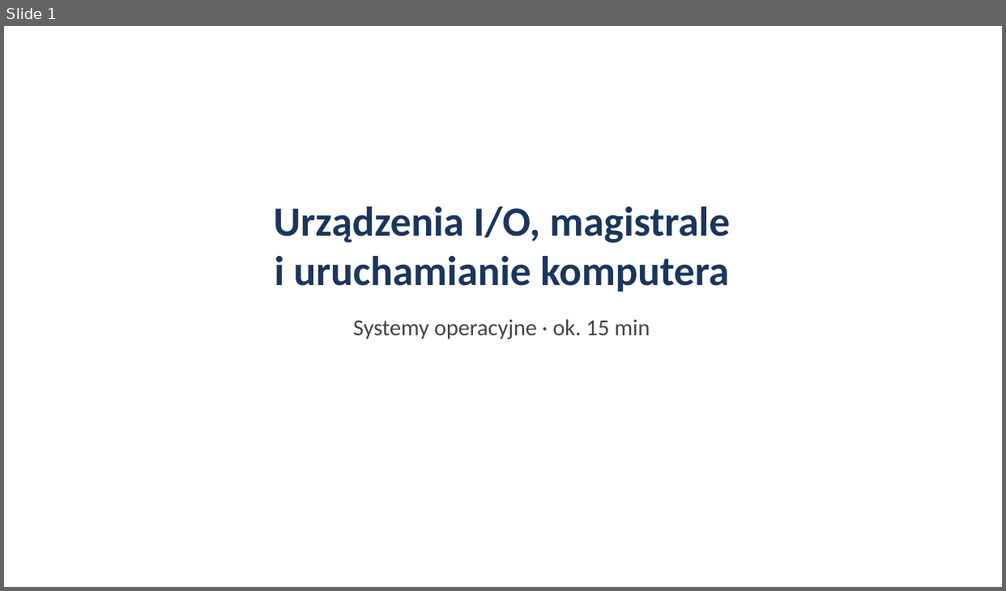
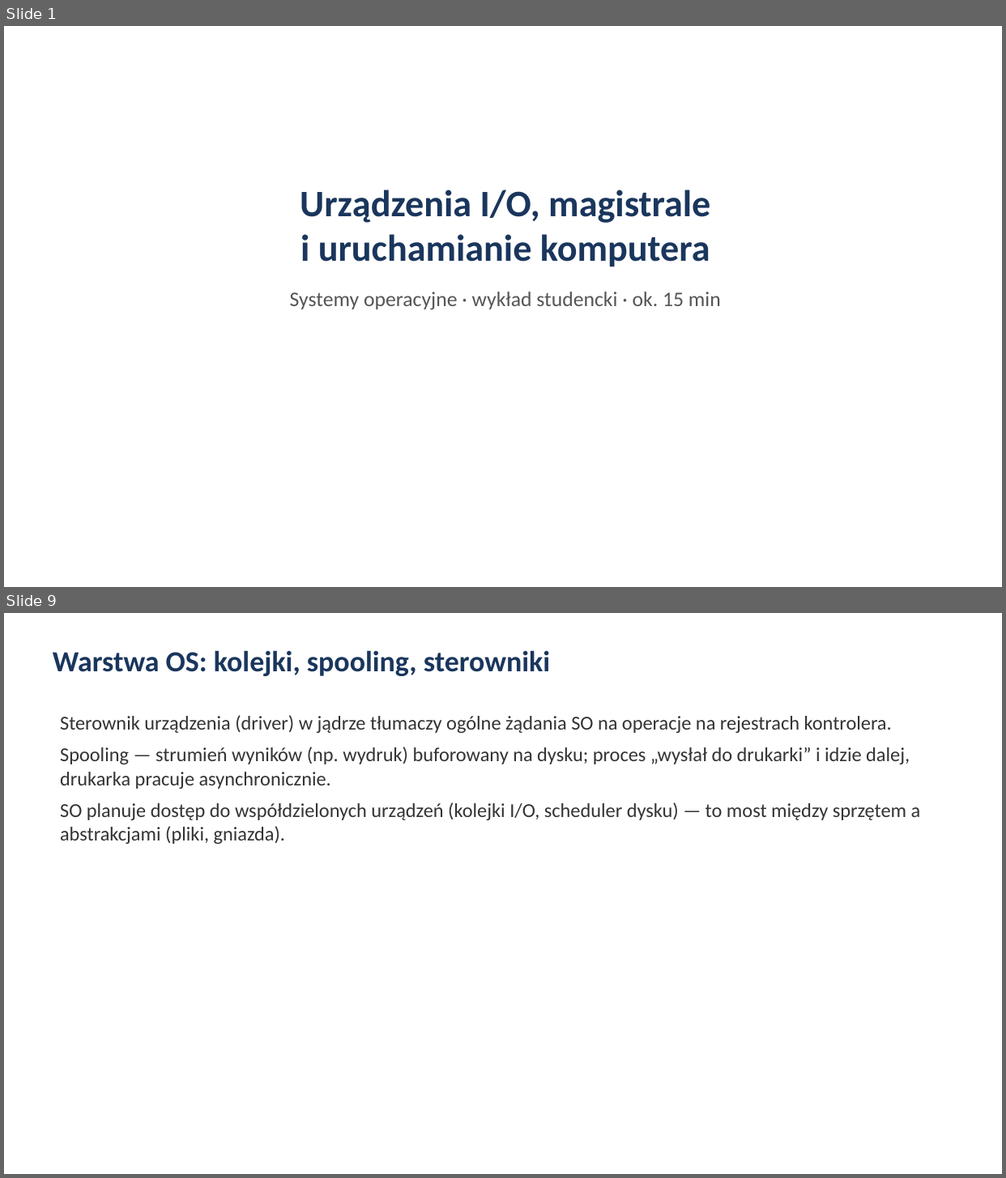
Before and after one commit to PL77239/RESEARCH, a slide deck: prezentacja/prezentacja-os.pptx. Shown one above the other, each under a label of ours: slide 1 before the commit, slides 1 and 9 after it; the slides between them are not shown. The pictures are 1006x591 and 1006x1178 pixels, drawn with LibreOffice and Linux fonts; fonts in the diff are those of the drawing. Boxes give left, top, right and bottom in pixels: in the first picture for what was removed or moved away, otherwise in the second. Text is boxed around its words. In the diff, an @@ line names an element or a change of style, - is before the commit and + after.

```diff
--- a/prezentacja/prezentacja-os.pptx
+++ b/prezentacja/prezentacja-os.pptx
@@ slide 9 added at (4,613,1002,1174), background #FFFFFF @@
@@ text added at (53,650,550,676), 28 pt, text #1A365D, bold @@
+Warstwa OS: kolejki, spooling, sterowniki
@@ text added at (60,715,921,844), 19 pt, text #333333 @@
+Sterownik urządzenia (driver) w jądrze tłumaczy ogólne żądania SO na operacje na rejestrach kontrolera.
+Spooling — strumień wyników (np. wydruk) buforowany na dysku; proces „wysłał do drukarki” i idzie dalej, drukarka pracuje asynchronicznie.
+SO planuje dostęp do współdzielonych urządzeń (kolejki I/O, scheduler dysku) — to most między sprzętem a abstrakcjami (pliki, gniazda).
@@ slide 1 changed as well @@
@@ text "Urządzenia I/O, magistrale i uruchamianie ...": place and size @@
-text "Urządzenia I/O, magistrale i uruchamianie ..." at (274,207,730,339)
+text "Urządzenia I/O, magistrale i uruchamianie ..." at (290,190,721,310)
@@ text at (300,190,710,267): size 40 to 36 pt in "Urządzenia I/O, magistrale i uruchamianie komputera" @@
@@ text at (290,292,721,310): text changed; size 22 to 20 pt; text colour #444444 to #555555 @@
-Systemy operacyjne · ok. 15 min
+Systemy operacyjne · wykład studencki · ok. 15 min
```
Also in this commit, not shown: 1 other slide changed, 20 other slides added, 15 slides removed.
